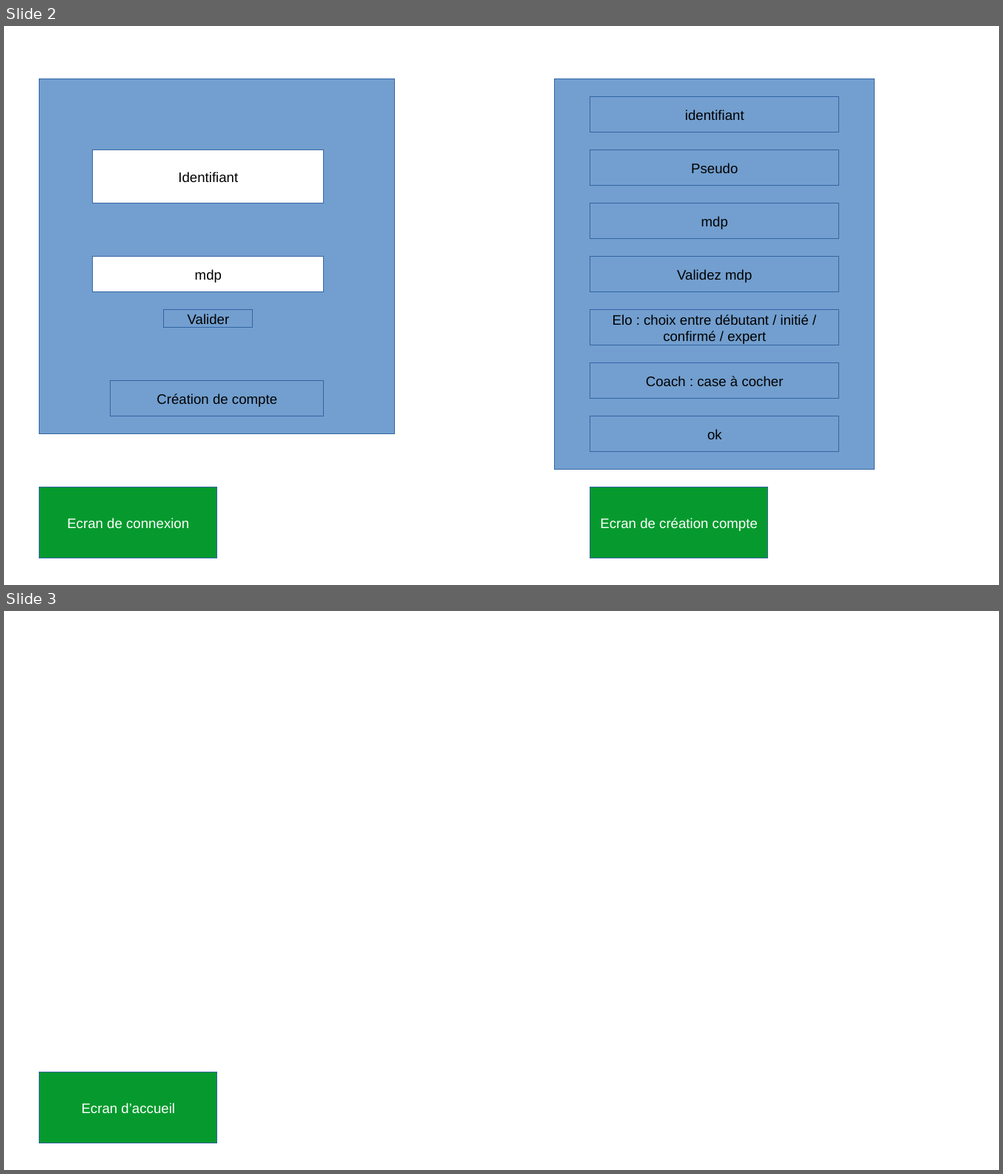
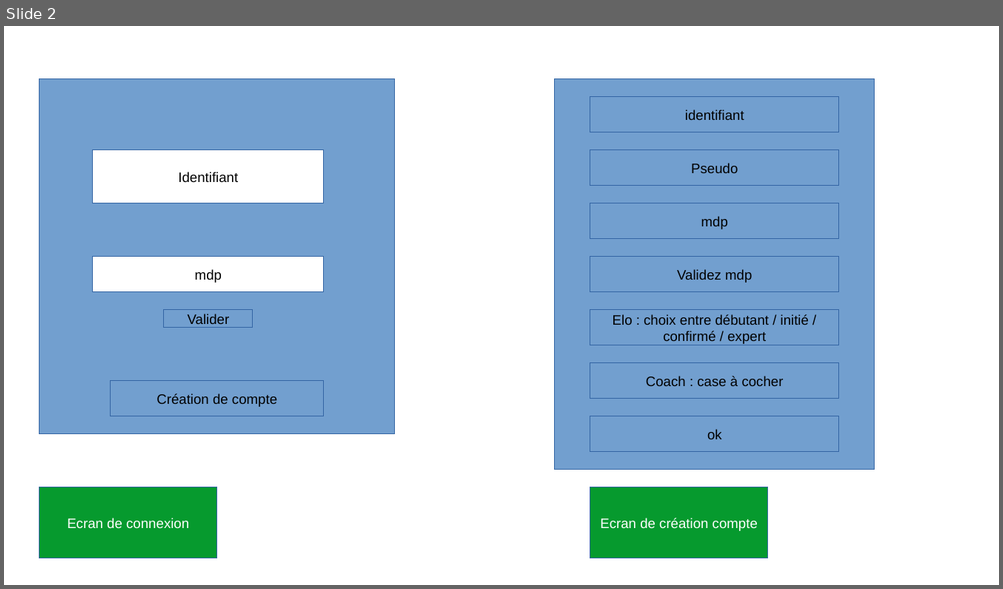
Before and after one commit to NicoPerret/projet-echec, a slide deck: Projet_Echecs.odp. Shown one above the other, each under a label of ours: slides 2 and 3 before the commit, slide 2 after it. The pictures are 1003x1174 and 1003x589 pixels, drawn with LibreOffice and Linux fonts; fonts in the diff are those of the drawing. Boxes give left, top, right and bottom in pixels: in the first picture for what was removed or moved away, otherwise in the second. Text is boxed around its words. In the diff, an @@ line names an element or a change of style, - is before the commit and + after.

```diff
--- a/Projet_Echecs.odp
+++ b/Projet_Echecs.odp
@@ slide 3 removed at <box>4,611,999,1170</box>, background #FFFFFF @@
@@ rectangle removed at <box>40,1073,217,1145</box> @@
-Ecran d’accueil
```
Also in this commit, not shown: 5 slides added, 1 other slide removed.
